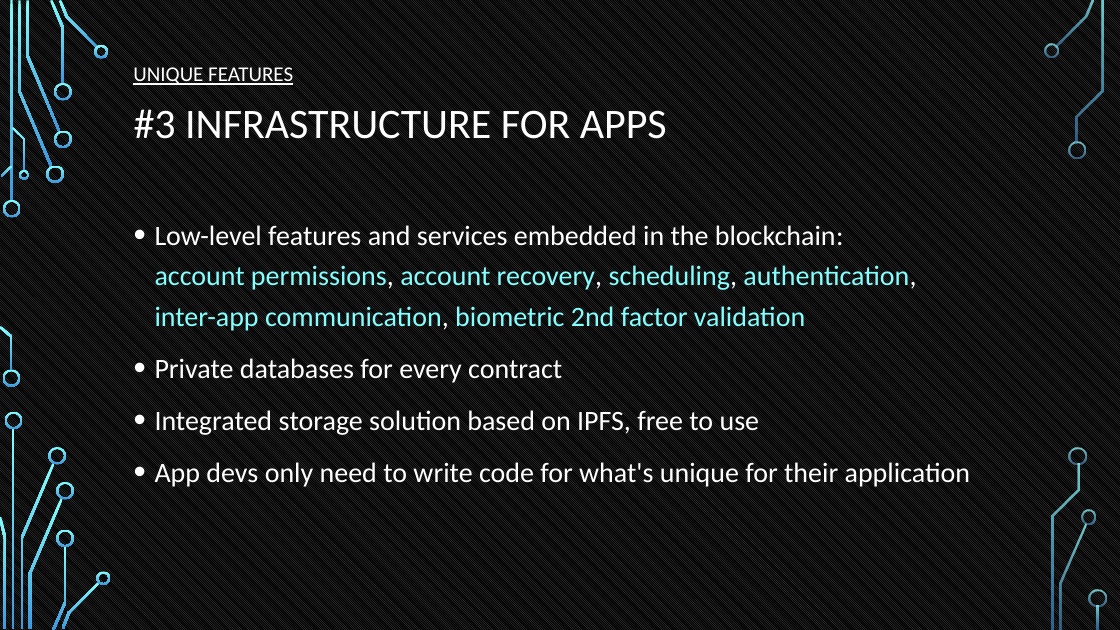
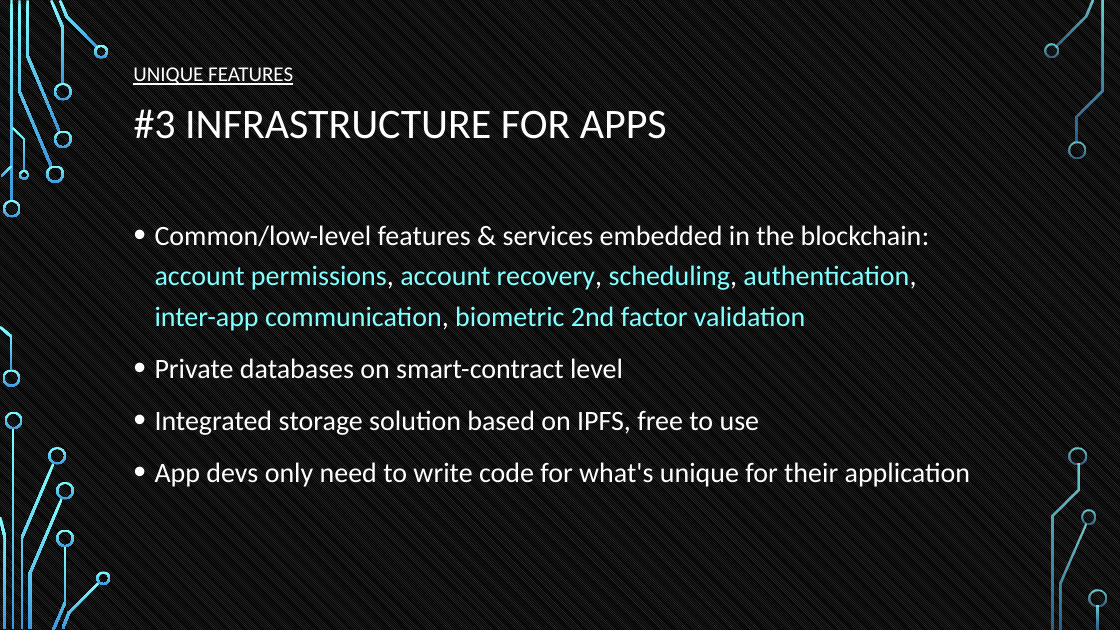
Before and after one commit to tokenika/tokenika.github.io, a slide deck: slide 31 of WarsawBlock.pptx. Drawn at 1120x630 pixels with LibreOffice and Linux fonts; fonts in the diff are those of the drawing; background and template pictures are left out. Boxes give left, top, right and bottom in pixels: in the first picture for what was removed or moved away, otherwise in the second. Text is boxed around its words. In the diff, an @@ line names an element or a change of style, - is before the commit and + after.

```diff
--- a/WarsawBlock.pptx
+++ b/WarsawBlock.pptx
@@ text at [155,225,930,379]: text changed @@
-• Low-level features and services embedded in the blockchain:
-  account permissions, account recovery, scheduling, authentication,
-  inter-app communication, biometric 2nd factor validation
-• Private databases for every contract
+• Common/low-level features & services embedded in the blockchain:
+  account permissions, account recovery, scheduling, authentication,
+  inter-app communication, biometric 2nd factor validation
+• Private databases on smart-contract level
```
Also in this commit, not shown: 15 other slides changed, 1 slide added, 3 other files.
